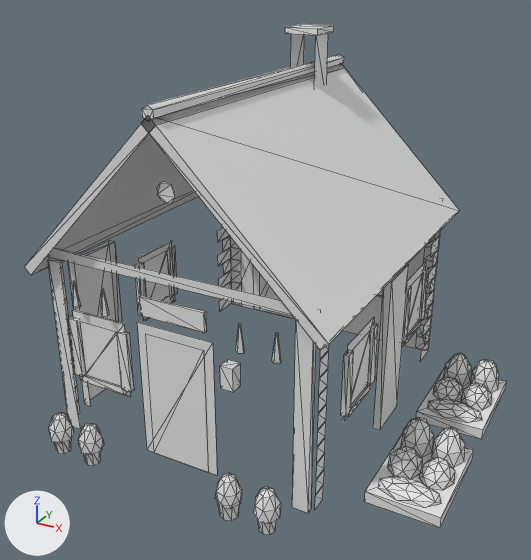
One commit to the FBX model unity/Assets/EdS/Modeles/Batiments/maison7/herboristerie_sauge.fbx: the scene before it, then after it.
Camera for both pictures: a 50 mm camera at (5.59, -10.1, 7.11) aimed at (0.43, -0.72, 2.42). Lighting does not change. The marker at lower left points along +X, +Y and +Z. The older version comes first. Mesh edges are drawn as thin lines. Where no turn or scale is listed for an object, it has been applied to the vertices. Vertices at exactly the same position are counted once.

Objects in the first picture: 'herboristerie_sauge'.
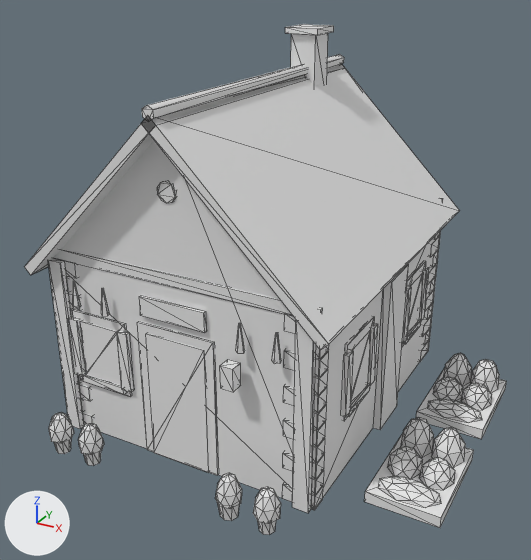
What changed in the scene script:
```text
Change me_herboristerie_sauge:
    used by ob_herboristerie_sauge; location = (0.0, 0.0, 0.0)
    remove me_herboristerie_sauge.from_pydata(...)  # 955 vertices, 1066 faces; spans x -2.5..3.9, y -3.44..2.9, z 0.0..6.05
    add me_herboristerie_sauge.from_pydata(...)  # 1156 vertices, 1572 faces; spans x -2.5..3.9, y -3.44..2.9, z 0.0..6.05
    me_herboristerie_sauge part 1
    23 vertices are added at x -2.25..2.25, y -2.61..2.58, z 0.0..5.2
    22 new vertices lie (0.51, 0.0, 0.0) away from vertices in x -2.26, y -2.62..-2.35, z 0.01..2.96
    22 new vertices lie (-0.52, 0.0, 0.0) away from vertices in x 2.27, y -2.62..-2.35, z 0.01..2.96
    22 new vertices lie (0.27, 0.0, 0.0) away from vertices in x -2.27, y 2.1..2.3, z 0.01..2.96
    22 new vertices lie (-0.27, 0.0, 0.0) away from vertices in x 2.27, y 2.1..2.3, z 0.01..2.96
    20 new vertices lie (0.32, 0.0, 0.0) away from vertices in x -2.27, y -2.62..-2.35, z 0.28..2.69
    20 new vertices lie (-0.31, 0.0, 0.0) away from vertices in x 2.26, y -2.62..-2.35, z 0.28..2.69
    14 new vertices lie (0.0, 0.05, 0.0) away from vertices in x -2.25..2.25, y -2.62..-2.61, z 2.95..4.45
    8 new vertices lie (0.0, 0.12, 0.0) away from vertices in x -1.75..0.5, y -2.63, z 0.0..2.1
    8 new vertices lie (-0.12, 0.0, 0.0) away from vertices in x 2.28, y -1.55..1.65, z 1.1..2.05
    8 new vertices lie (0.0, -0.12, 0.0) away from vertices in x -1.55..1.35, y 2.63, z 0.0..2.1
    6 new vertices lie (0.0, 0.0, 1.25) away from vertices in x 0.5..2.23, y -1.7..2.58, z 0.95
    490 new faces join them
    other edits to the shape of me_herboristerie_sauge do not show in these pictures
```

Location of each change, [x1, y1, x2, y2] in pixels of the pictures (531 x 560 px):
part 1 of me_herboristerie_sauge, added: after [31, 34, 443, 510]
